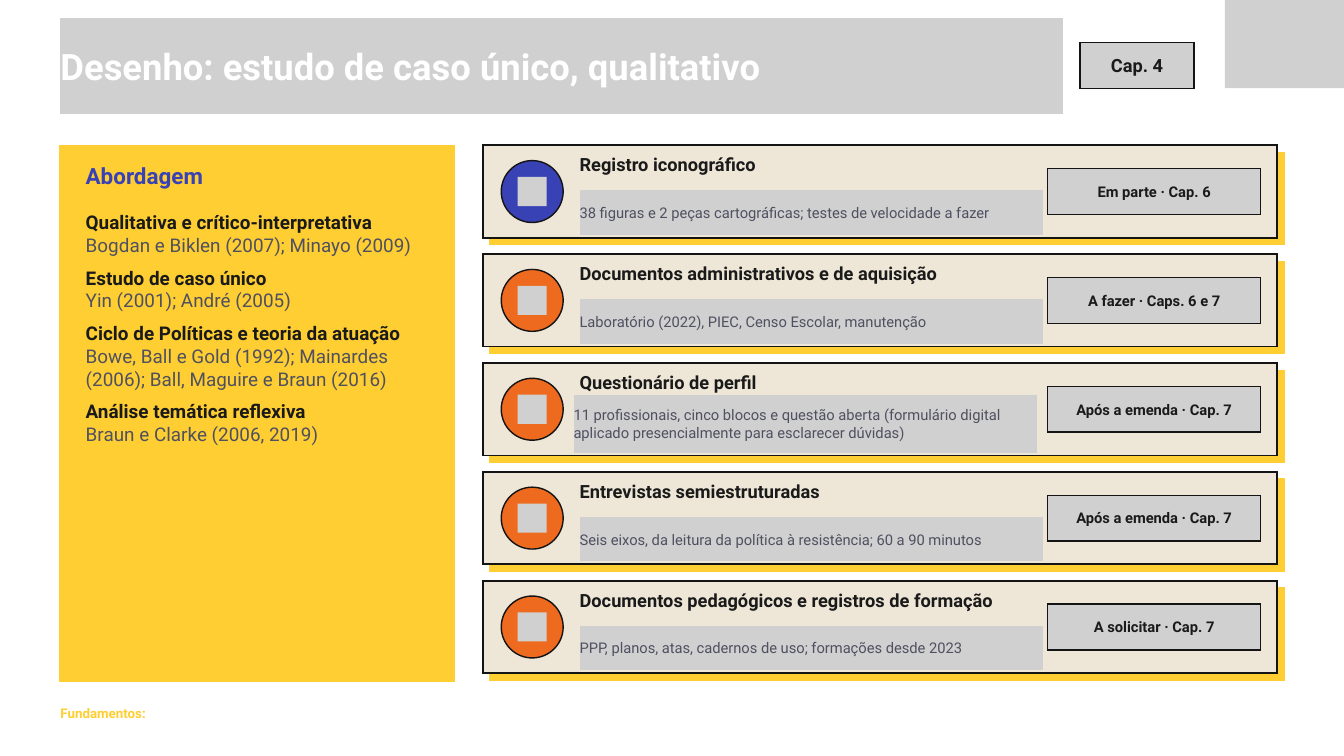
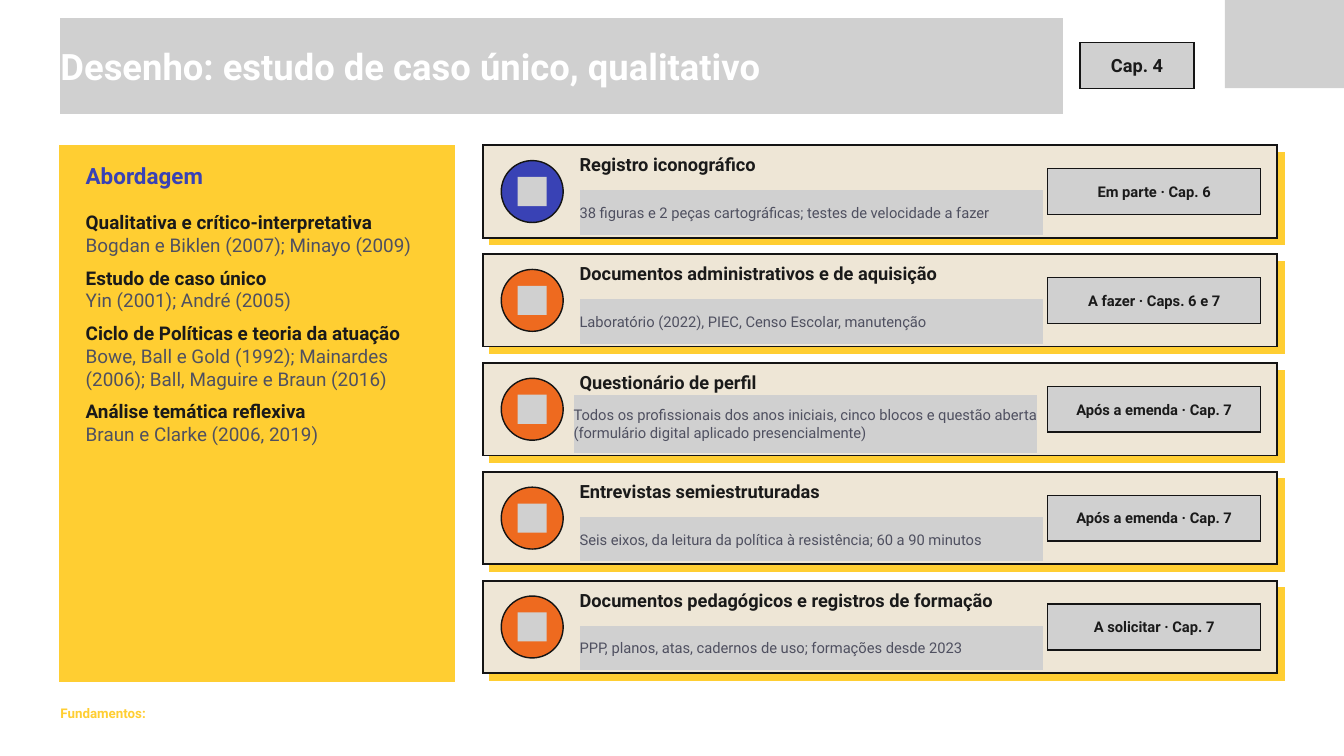
Before and after one commit to yzynya-beep/Tese, a slide deck: slide 11 of apresentacao_qualificacao/Seminario_qualificacao_20_slides_novo_projeto.pptx. Drawn at 1344x756 pixels with LibreOffice and Linux fonts; fonts in the diff are those of the drawing; grey boxes stand for pictures; background and template pictures are left out. Boxes give left, top, right and bottom in pixels: in the first picture for what was removed or moved away, otherwise in the second. Text is boxed around its words. In the diff, an @@ line names an element or a change of style, - is before the commit and + after.

```diff
--- a/apresentacao_qualificacao/Seminario_qualificacao_20_slides_novo_projeto.pptx
+++ b/apresentacao_qualificacao/Seminario_qualificacao_20_slides_novo_projeto.pptx
@@ text at (574,409,1037,441): text changed @@
-11 profissionais, cinco blocos e questão aberta (formulário digital aplicado presencialmente para esclarecer dúvidas)
+Todos os profissionais dos anos iniciais, cinco blocos e questão aberta (formulário digital aplicado presencialmente)
```
Also in this commit, not shown: 4 other slides changed, 7 other files.
